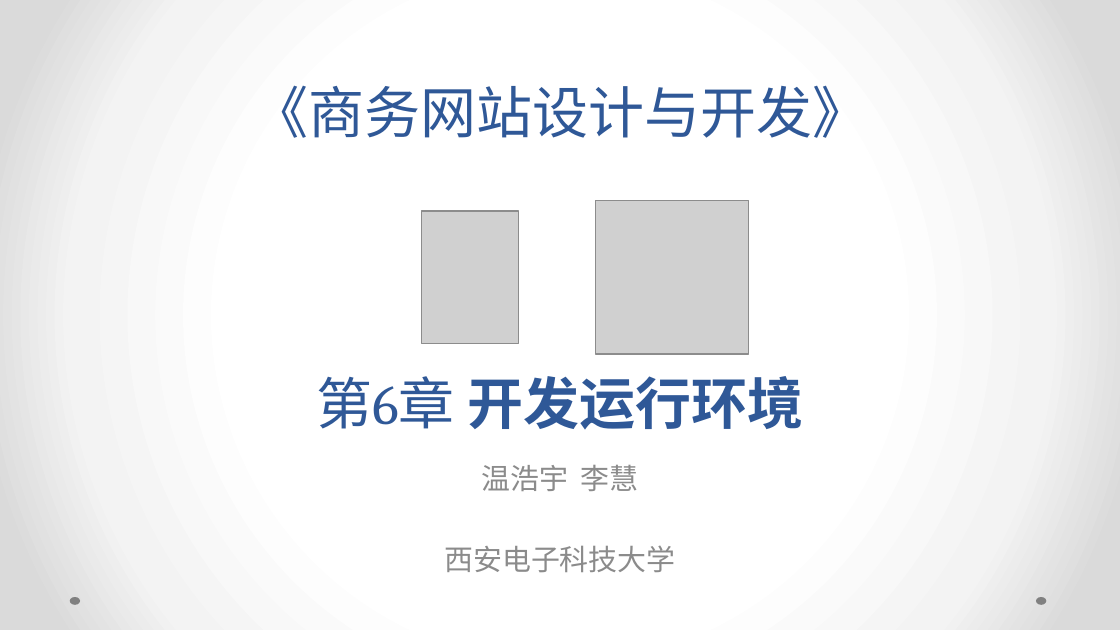
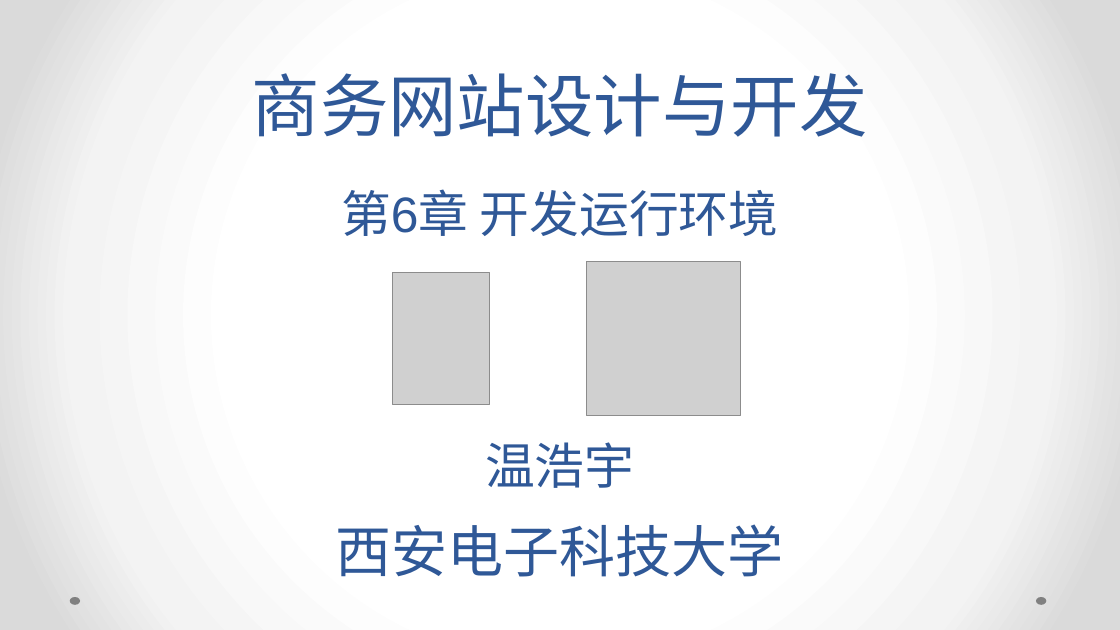
Before and after one commit to xdwenhaoyu/WEB_JSP, a slide deck: slide 1 of JSP PPT/第06章 开发运行环境.pptx. Drawn at 1120x630 pixels with LibreOffice and Linux fonts; fonts in the diff are those of the drawing; grey boxes stand for pictures. Boxes give left, top, right and bottom in pixels: in the first picture for what was removed or moved away, otherwise in the second. Text is boxed around its words. In the diff, an @@ line names an element or a change of style, - is before the commit and + after.

```diff
--- a/JSP PPT/第06章 开发运行环境.pptx
+++ b/JSP PPT/第06章 开发运行环境.pptx
@@ title at [252,73,868,137]: text changed; size 36 to 44 pt; font Cambria to Arial @@
-《商务网站设计与开发》
+商务网站设计与开发
@@ text "第6章 开发运行环境": place and size @@
-text "第6章 开发运行环境" at [316,376,803,429]
+text "第6章 开发运行环境" at [341,189,779,236]
@@ text "第6章 开发运行环境" at [341,189,779,236]: size 36 to 32 pt, font Cambria to Arial; bold off in "开发运行环境" @@
@@ picture: place and size @@
-picture at [595,200,748,354]
+picture at [587,262,740,416]
@@ picture: place and size @@
-picture at [421,211,519,343]
+picture at [392,272,489,404]
@@ subtitle added at [485,442,634,488], 32 pt, text #2F5897 @@
+温浩宇
@@ text at [481,465,639,491]: paragraph removed @@
-温浩宇 李慧
@@ text "西安电子科技大学": place and size @@
-text "西安电子科技大学" at [444,465,675,572]
+text "西安电子科技大学" at [336,524,784,577]
@@ text "西安电子科技大学" at [336,524,784,577]: size 18.6 to 36 pt, font Quicksand to Arial, text colour #8C8C8C to #2F5897; less space between paragraphs @@
```
Also in this commit, not shown: 10 other files.
